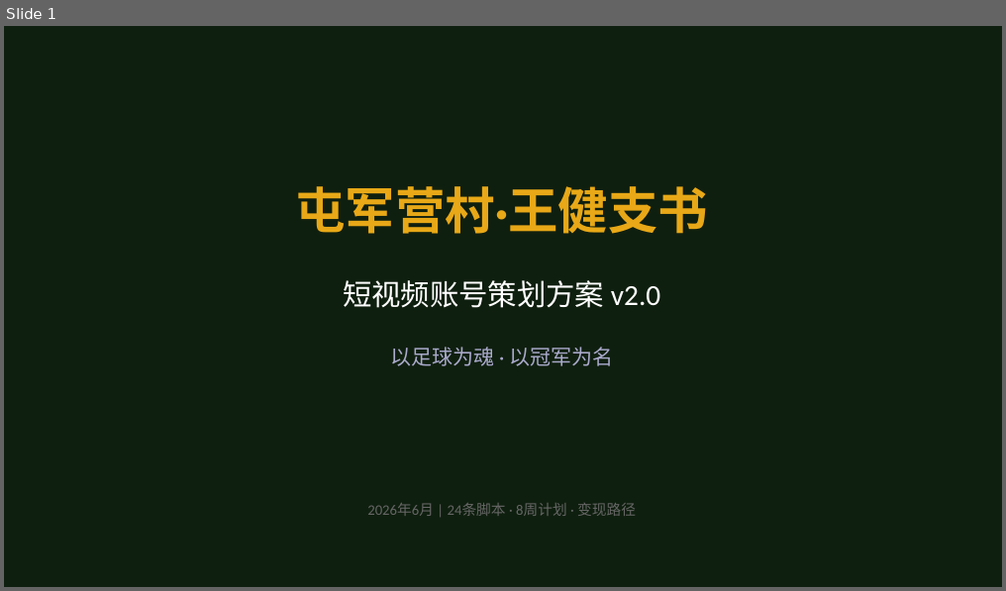
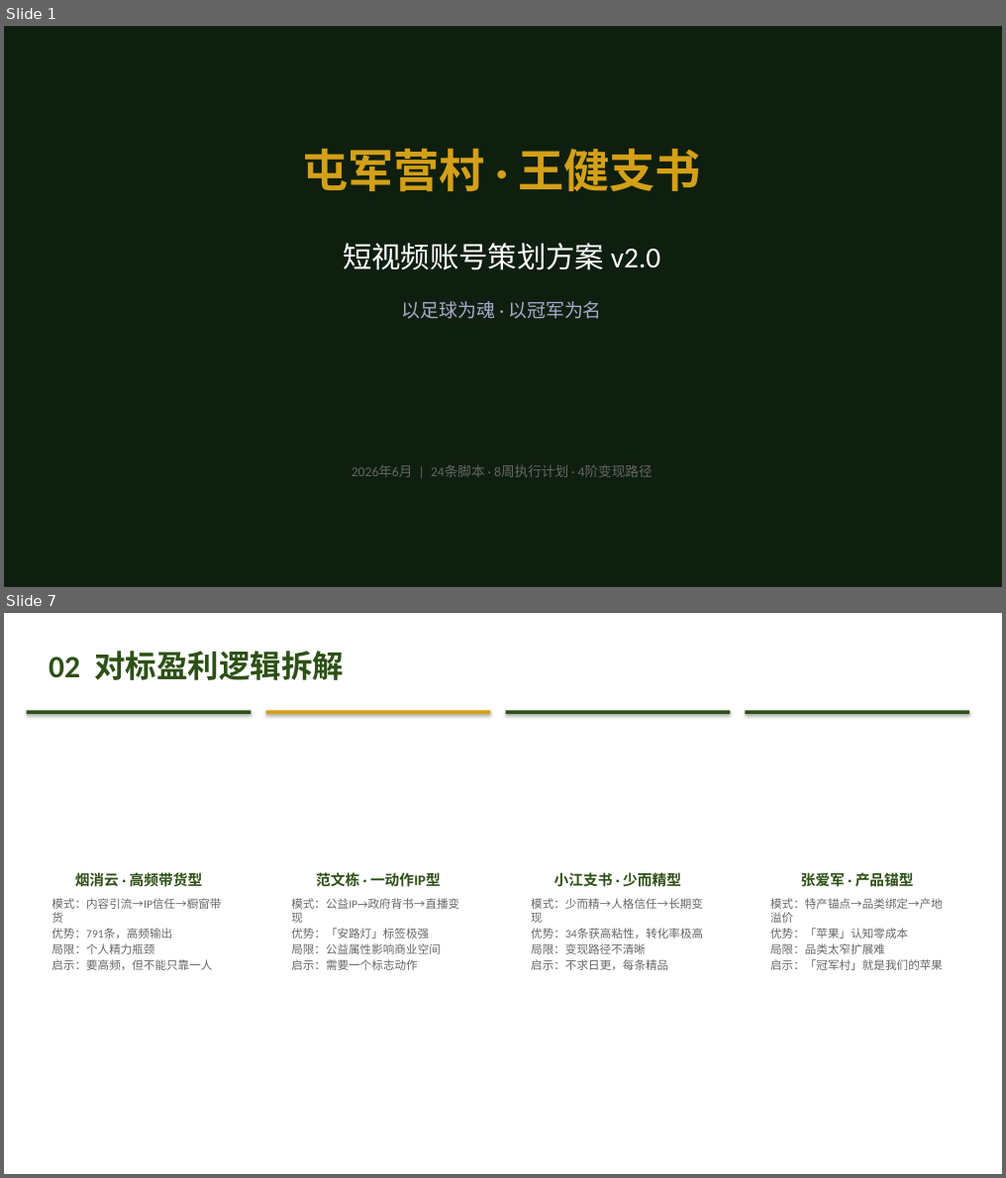
Before and after one commit to 975801846-star/workspace-outputs, a slide deck: tunjunying/plan_v2.pptx. Shown one above the other, each under a label of ours: slide 1 before the commit, slides 1 and 7 after it; the slides between them are not shown. The pictures are 1006x591 and 1006x1178 pixels, drawn with LibreOffice and Linux fonts; fonts in the diff are those of the drawing. Boxes give left, top, right and bottom in pixels: in the first picture for what was removed or moved away, otherwise in the second. Text is boxed around its words. In the diff, an @@ line names an element or a change of style, - is before the commit and + after.

Commit message:
v2.0重构: 精美化PPT(15页v1设计语言) + 纯文本脚本(24条无markdown)

```diff
--- a/tunjunying/plan_v2.pptx
+++ b/tunjunying/plan_v2.pptx
@@ slide 7 added at bbox=[4, 613, 1002, 1174], background #FFFFFF @@
@@ text added at bbox=[49, 651, 344, 680], 30 pt, text #2D5016, bold @@
+02 对标盈利逻辑拆解
@@ rectangle added at bbox=[27, 710, 252, 714], fill #2D5016 @@
@@ rectangle added at bbox=[266, 710, 491, 714], fill #D4A017 @@
@@ rectangle added at bbox=[506, 710, 731, 714], fill #2D5016 @@
@@ rectangle added at bbox=[746, 710, 969, 714], fill #2D5016 @@
@@ text added at bbox=[52, 872, 221, 970], 11 pt, text #666666 @@
+烟消云 · 高频带货型
+模式：内容引流→IP信任→橱窗带货
+优势：791条，高频输出
+局限：个人精力瓶颈
+启示：要高频，但不能只靠一人
@@ text added at bbox=[291, 872, 459, 970], 11 pt, text #666666 @@
+范文栋 · 一动作IP型
+模式：公益IP→政府背书→直播变现
+优势：「安路灯」标签极强
+局限：公益属性影响商业空间
+启示：需要一个标志动作
@@ text added at bbox=[531, 872, 703, 970], 11 pt, text #666666 @@
+小江支书 · 少而精型
+模式：少而精→人格信任→长期变现
+优势：34条获高粘性，转化率极高
+局限：变现路径不清晰
+启示：不求日更，每条精品
@@ text added at bbox=[770, 872, 943, 970], 11 pt, text #666666 @@
+张爱军 · 产品锚型
+模式：特产锚点→品类绑定→产地溢价
+优势：「苹果」认知零成本
+局限：品类太窄扩展难
+启示：「冠军村」就是我们的苹果
@@ slide 1 changed as well @@
@@ text at bbox=[302, 148, 701, 191]: text changed; size 48 to 44 pt; text colour #E8A817 to #D4A017 @@
-屯军营村·王健支书
+屯军营村 · 王健支书
@@ text "短视频账号策划方案 v2.0": place and size @@
-text "短视频账号策划方案 v2.0" at bbox=[343, 280, 660, 308]
+text "短视频账号策划方案 v2.0" at bbox=[343, 243, 660, 271]
@@ text "以足球为魂 · 以冠军为名": place and size @@
-text "以足球为魂 · 以冠军为名" at bbox=[390, 347, 613, 367]
+text "以足球为魂 · 以冠军为名" at bbox=[402, 301, 602, 319]
@@ text "以足球为魂 · 以冠军为名" at bbox=[402, 301, 602, 319]: size 20 to 18 pt @@
@@ text at bbox=[351, 466, 652, 477]: text changed; size 14 to 13 pt @@
-2026年6月 | 24条脚本 · 8周计划 · 变现路径
+2026年6月 | 24条脚本 · 8周执行计划 · 4阶变现路径
```
Also in this commit, not shown: 10 other slides changed, 3 other slides added, 1 other file.
